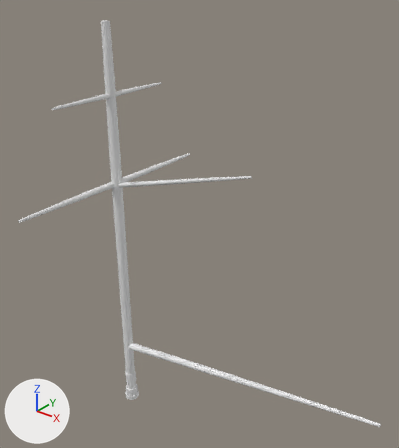
The OBJ model Game/res/assets/models/Decorative/mast_temporary.obj: old version first, new version second.
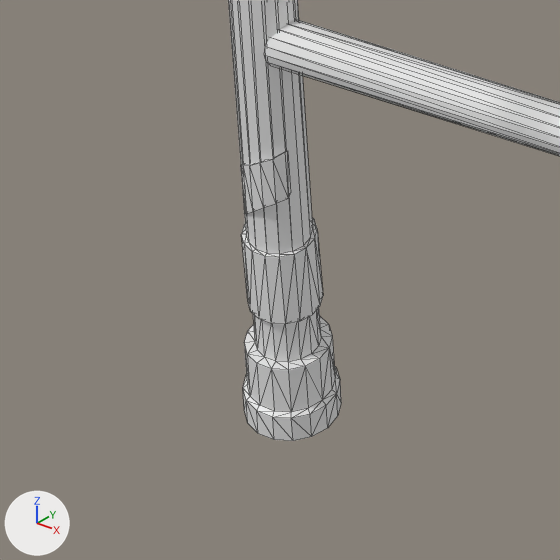
There are two pictures of each version: one whole from a 50 mm lens placed at (29.54, -26.89, 36.8), pointed at (8.01, 0.02, 20.12), one close up on the part from 23% to 42% of the width and 76% to 93% of the height. Arrows for +X, +Y and +Z are at lower left; the lights stay in place. The close-ups show mesh edges as thin lines. Where no turn or scale is listed for an object, it has been applied to the vertices.

The first close-up shows 'mast_temporary'.
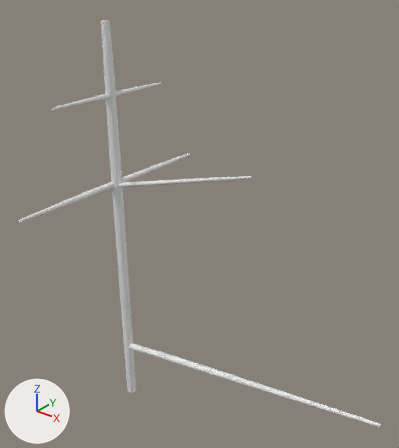
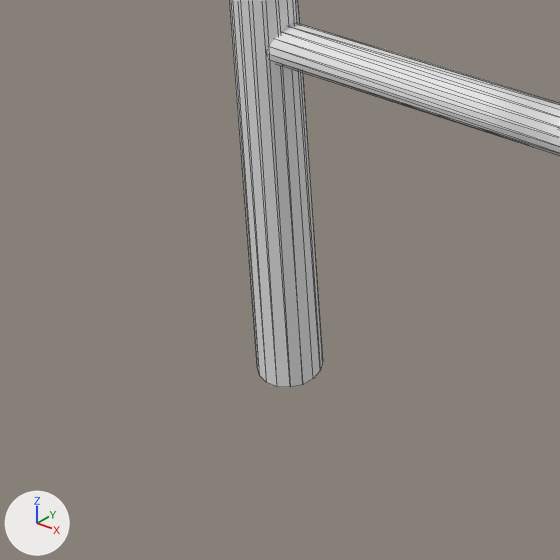
Changed parts and their boxes (x1, y1, x2, y2) in the close-ups (560 x 560 px):
'mast_temporary', reshaped
    before: (228, 0, 560, 441)
    after: (229, 0, 560, 387)
part 1 of me_mast_temporary, deleted
    before: (241, 151, 291, 214)
part 2 of me_mast_temporary, cut back
    before: (228, 0, 341, 441)
    after: (229, 0, 323, 387)

What the commit changed:
me_mast_temporary is used by ob_mast_temporary; location (0.0, 0.0, 0.0).
me_mast_temporary had 831 vertices, 1522 faces and spanned x -0.6..22.4, y -8.7..8.8, z 0.0..32.9.
me_mast_temporary now has 679 vertices, 1232 faces and spans x -0.5..22.4, y -8.7..8.8, z 0.7..32.9.
me_mast_temporary part 1: the loose piece of 24 vertices spanning x -0.3..0.4, y -0.5..-0.1, z 3.2..4.4 is deleted.
Part 2, on me_mast_temporary:
144 vertices are removed from x -0.6..0.6, y -0.6..0.6, z 0.0..2.8.
288 faces are deleted.
4 vertices are added at (-0.2, -0.4, 0.7), (-0.4, -0.2, 0.7), (-0.4, 0.2, 0.7), (-0.2, 0.4, 0.7).
12 new vertices lie (0.1, 0.0, -21.2) away from vertices in x -0.5..0.3, y -0.4..0.4, z 21.9.
32 new faces join them.
